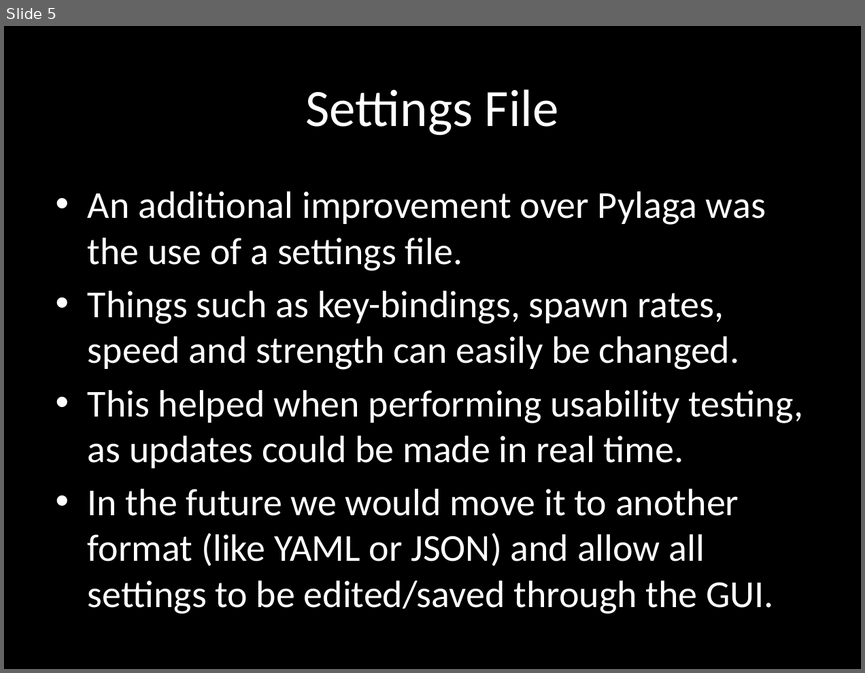
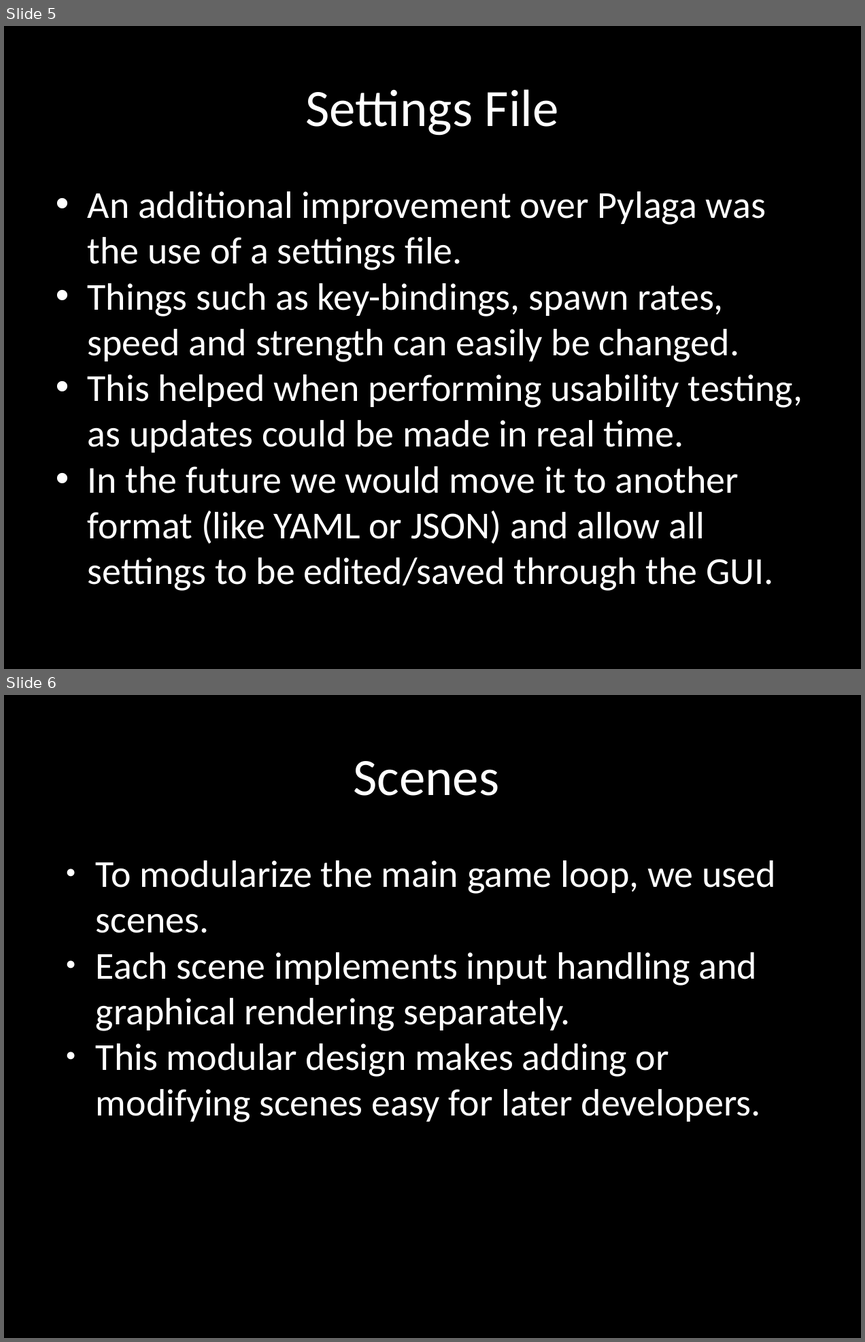
Before and after one commit to terrencepreilly/CPS410, a slide deck: final_presentation/Presentation.pptx. Shown one above the other, each under a label of ours: slide 5 before the commit, slides 5 and 6 after it. The pictures are 865x673 and 865x1342 pixels, drawn with LibreOffice and Linux fonts; fonts in the diff are those of the drawing. Boxes give left, top, right and bottom in pixels: in the first picture for what was removed or moved away, otherwise in the second. Text is boxed around its words. In the diff, an @@ line names an element or a change of style, - is before the commit and + after.

```diff
--- a/final_presentation/Presentation.pptx
+++ b/final_presentation/Presentation.pptx
@@ slide 6 added at [4,695,861,1338], background #000000 @@
@@ text added at [353,761,499,796], 44 pt, text #FFFFFF @@
+Scenes
@@ text added at [96,860,776,1122], 32 pt, text #FFFFFF @@
+● To modularize the main game loop, we used scenes.
+● Each scene implements input handling and graphical rendering separately.
+● This modular design makes adding or modifying scenes easy for later developers.
@@ slide 5 changed as well @@
@@ text "An additional improvement over Pylaga ..." at [88,191,803,590]: indent changed; less space between paragraphs @@
```
Also in this commit, not shown: 4 other slides changed, 3 other slides added, 4 slides removed.
